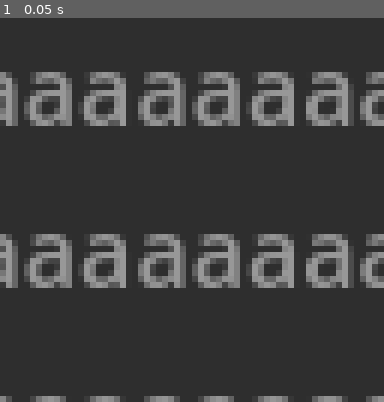
Above: before the commit, frame 1.
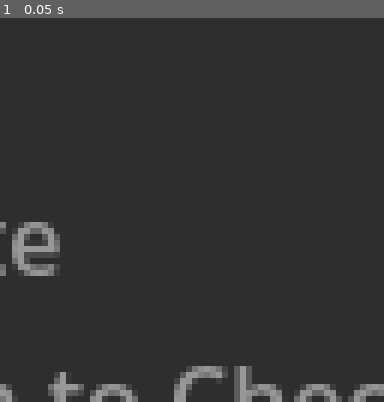
Above: after the commit, the same moment.

Repository: KaizNike/Godot-Notes
Game: Godot game, scene res://app.tscn
Two runs of this game, one before a commit and one after it. Both use one fixed random seed, a clock stepped at 60 frames per second and the inputs below.
Inputs:
- Up to frame 1 (0.05 s): no input

The runs differ from the first frame. In frame 1, 21% of the frame differs, in the area x 0-100%, y 14-100%.

Commit message:
V2 - Checkboxes

Diff:
--- a/Godot Notes/Save.gd
+++ b/Godot Notes/Save.gd
@@ -1,4 +1,5 @@
 extends Resource
 
+@export var version_iteration = 2
 @export var save_notes = []
-var note = {"pos":Vector2i.ZERO,"title":"","text":"","focused":false,"child":false}
+var note = {"pos":Vector2i.ZERO,"title":"","text":"","focused":false,"child":false, "checkboxes":[]}
--- a/Godot Notes/app.gd
+++ b/Godot Notes/app.gd
@@ -1,10 +1,11 @@
 extends Node
-
+# Note Use window to create new checklist items
 @export var note := PackedScene.new()
 #@export var save := Script
 @onready var save = preload("res://Save.gd")
 var root_window
 var noteNum = 2
+
 
 func _ready():
 	root_window = $Window
@@ -17,7 +18,7 @@
 	if what == NOTIFICATION_WM_CLOSE_REQUEST:
 		var nodes = get_tree().get_nodes_in_group("Persist")
 		for node in nodes:
-			if node.get_node("VBoxContainer/TextEdit").text == "" and node.get_node("VBoxContainer/HBoxContainer/LineEdit").text == "":
+			if node.get_node("VBoxContainer/ScrollContainer/VBoxContainer2/TextEdit").text == "" and node.get_node("VBoxContainer/HBoxContainer/LineEdit").text == "":
 				node.remove_from_group("Persist")
 		nodes = get_tree().get_nodes_in_group("Persist")
 		if nodes.size() > 0:
@@ -42,7 +43,14 @@
 	var nodes = get_tree().get_nodes_in_group("Persist")
 	for node in nodes:
 		if node is Window:
-			if node.get_node("VBoxContainer/TextEdit").text == "" and node.get_node("VBoxContainer/HBoxContainer/LineEdit").text == "" and node.child:
+			var checklists = node.get_node("VBoxContainer/ScrollContainer/VBoxContainer2").get_children()
+			var checklistCheck = false
+			for item in checklists:
+				if item.is_in_group("checkListItem"):
+					if item.get_node("LineEdit").text and not item.get_node("CheckBox").button_pressed:
+						checklistCheck = true
+						break
+			if node.get_node("VBoxContainer/ScrollContainer/VBoxContainer2/TextEdit").text == "" and node.get_node("VBoxContainer/HBoxContainer/LineEdit").text == "" and node.child and not checklistCheck:
 				node.remove_from_group("Persist")
 				var children = node.get_children()
 				for child in children:
@@ -55,9 +63,14 @@
 			node.initial_position = Window.WINDOW_INITIAL_POSITION_ABSOLUTE
 			save_note.pos = node.position
 			save_note.title = node.get_node("VBoxContainer/HBoxContainer/LineEdit").text
-			save_note.text = node.get_node("VBoxContainer/TextEdit").text
+			save_note.text = node.get_node("VBoxContainer/ScrollContainer/VBoxContainer2/TextEdit").text
 			save_note.focused = node.get_node("VBoxContainer/HBoxContainer/FocusButton").button_pressed
 			save_note.child = node.child
+			var checklists = node.get_node("VBoxContainer/ScrollContainer/VBoxContainer2").get_children()
+			for item in checklists:
+				if item.is_in_group("checkListItem"):
+					if item.get_node("LineEdit").text and not item.get_node("CheckBox").button_pressed:
+						save_note.checkboxes.append(item.get_node("LineEdit").text)
 			new_save.save_notes.append(save_note)
 		ResourceSaver.save(new_save,"user://notes.tres")
 	#var save_nodes = get_tree().get_nodes_in_group("Persist")
@@ -68,11 +81,16 @@
 
 
 func load_notes():
+	var compatibility = ""
 	var saveLoad = ResourceLoader.load("user://notes.tres")
 	#var root_window = $Window
 	if not saveLoad:
 		print("Load error!")
 	else:
+		var versionCheck = saveLoad.version_iteration
+		#VERSION CHECK
+		if not versionCheck:
+			compatibility = "V1"
 		var notes = saveLoad.save_notes.duplicate(true)
 		if not notes:
 			print("No notes!")
@@ -88,8 +106,11 @@
 					new_note.title = "Godot Notes! Main Note"
 					new_note.get_node("VBoxContainer/HBoxContainer/LineEdit").text = noteI.title
 					new_note.get_node("VBoxContainer/HBoxContainer/LineEdit").placeholder_text = "First Note"
-					new_note.get_node("VBoxContainer/TextEdit").text = noteI.text
+					new_note.get_node("VBoxContainer/ScrollContainer/VBoxContainer2/TextEdit").text = noteI.text
 					new_note.get_node("VBoxContainer/HBoxContainer/FocusButton").button_pressed = noteI.focused
+					if not compatibility == "V1":
+						for item in noteI.checkboxes:
+							new_note.add_check_note(item)
 					new_note.initial_position = Window.WINDOW_INITIAL_POSITION_ABSOLUTE
 					new_note.position = noteI.pos
 					add_child(new_note)
@@ -105,8 +126,11 @@
 						new_note.title = "Godot Notes! Note #" + str(noteNum)
 						new_note.get_node("VBoxContainer/HBoxContainer/LineEdit").text = noteI.title
 						new_note.get_node("VBoxContainer/HBoxContainer/LineEdit").placeholder_text = "Note #" + str(noteNum)
-						new_note.get_node("VBoxContainer/TextEdit").text = noteI.text
+						new_note.get_node("VBoxContainer/ScrollContainer/VBoxContainer2/TextEdit").text = noteI.text
 						new_note.get_node("VBoxContainer/HBoxContainer/FocusButton").button_pressed = noteI.focused
+						if not compatibility == "V1":
+							for item in noteI.checkboxes:
+								new_note.add_check_note(item)
 						new_note.child = noteI.child
 						new_note.initial_position = Window.WINDOW_INITIAL_POSITION_ABSOLUTE
 						new_note.position = noteI.pos
@@ -115,79 +139,3 @@
 			pass
 	print(noteNum-1, " Notes loaded:")
 	pass
-
-### https://www.reddit.com/r/godot/comments/17ky03k/behold_a_function_to_save_an_entire_scene_all_its/
-### by codynosaur and triple-cerberus
-## KN- Removed midrun, replaced with notes
-#var notes_save_array : Dictionary
-#var NOTES_SAVE_FILE = "user://notes.save" #(CHANGED)I assume you are using this from the docs.
-#func notes_save():
-	#notes_save_array.clear()
-	#var root_level = get_node("/root/App")
-	#var map_node = get_node("/root/App/Window")
-	#var save_object_nodes = get_tree().get_nodes_in_group("Persist")
-	##var save_ui_nodes = get_tree().get_nodes_in_group("PersistUI")
-	#for save_node in save_object_nodes:
-		#if save_node.is_inside_tree() == false:
-			#save_node.queue_free()
-		#else:
-			##I'm setting "map_node" as the owner of all of these nodes I want to persist, because this is the top of the tree that I'm going to be converting into my packed scene
-#
-			#if save_node != map_node:
-				#save_node.owner = map_node
-#
-					##Now we're going to iterate through all the nodes I've said need to persist, and check if any of them have scripts attached. If they do, then we want to copy the variables inside of that script - not just the exported ones - into a dictionary we can save and load later
-#
-		#var node_script: GDScript = save_node.get_script()
-		#if node_script != null:
-			#var node_variables = node_script.get_script_property_list()
-			#var save_name = "path_" + str(save_node.get_path())
-			#notes_save_array[save_name] = {}
-			#
-			##I've used the node path as a way to generate unique keys for the dictionary I'm storing all this data in, and a way to know how to get it back out of the dictionary when we load it all
-			#
-			#for variable in node_variables:
-				#var variable_name = str(variable.name)
-				#
-									##We're going to tell it not to save any variables that are nodes themselves - this avoids recursion within the dictionary, which breaks the var2str method we're going to use, and also allows the nodes to correctly set up their various onready var references to other nodes when they're reinstantiated upon load
-									##I don't have any so this is not an issue for me, keeping it anyway
-				#if save_node.get(variable_name) is Node:
-					#pass
-				#else:
-					#notes_save_array[save_name][variable_name] = var_to_str(save_node.get(variable_name))
-##Okay, now we've got our big chunky dictionary containing both the global variables and the (non-node) variables of every single node we intend to pack up that has a script attached to it, we're going to save it to a file
-	#var file = FileAccess.open(NOTES_SAVE_FILE, FileAccess.WRITE)
-	#file.store_var(notes_save_array)
-	#file.close()
-	##Next is just to pack up the node at the top of it all that will retain things for us like position, visibility, etc, of our nodes, and save that as well, creating a snapshot of our scene
-	#var packed_scene = PackedScene.new()
-	#packed_scene.pack(map_node)
-	#ResourceSaver.save(packed_scene, "user://saved_notes.tscn") #They flipped these in Godot 4??
-#
-#func load_notes():
-	##The first part of the loading is pretty standard, we open up our save file as long as there's one to open, and we update the global game data script's global variables with what we saved previously
-	#if not FileAccess.file_exists(NOTES_SAVE_FILE):
-		#return
-	#var save_game = FileAccess.open(NOTES_SAVE_FILE, FileAccess.READ)
-	#notes_save_array = save_game.get_var()
-##removed the global data as I do not have that
-#
-## Now we load the PackedScene resource, creating, if you will, the skeleton of the scene we created a snapshot of, and laying it out on our scene tree first
-#
-	#var packed_scene = load("user://saved_notes.tscn")
-	## Instance the scene
-	#var loaded_scene = packed_scene.instantiate()
-	#get_node("/root/App").add_child(loaded_scene)
-	##And now that we've got the skeleton, we're going to flesh it all out with those many custom variables we wanted to stay the same. We're going to open up their various scripts, referencing their dictionary entries by using their node path to determine what the key is in the dictionary.
-	#var save_object_nodes = get_tree().get_nodes_in_group("PersistObject")
-#
-	#for save_node in save_object_nodes:
-#
-		#var node_script: GDScript = save_node.get_script()
-		#if node_script != null:
-			#var node_name = "path_" + str(save_node.get_path())
-			#var node_data = notes_save_array[node_name]
-			#for variable in node_data.keys():
-				#save_node.set(variable, str_to_var(node_data[variable]))
-	#$Window.queue_free()
-##And we're done loading the script! If anything loads wonky, make sure you added all the nodes you wanted to the group "Persist", or whatever label you're using, and check that none of your re-instanced nodes are doing something in their ready function that you don't want them to do if they're just being loaded from a save file
--- /dev/null
+++ b/Godot Notes/check_list_item.tscn
@@ -0,0 +1,12 @@
+[gd_scene format=3 uid="uid://blet0tsxx2c2u"]
+
+[node name="CheckListItem" type="HSplitContainer" groups=["checkListItem"]]
+offset_right = 103.0
+offset_bottom = 31.0
+
+[node name="CheckBox" type="CheckBox" parent="."]
+layout_mode = 2
+
+[node name="LineEdit" type="LineEdit" parent="."]
+layout_mode = 2
+placeholder_text = "1:"
--- a/Godot Notes/window.gd
+++ b/Godot Notes/window.gd
@@ -2,6 +2,8 @@
 
 var child = false
 
+@export var checkList = PackedScene.new()
+var checkItems = 0
 
 func _ready():
 	if not child:
@@ -32,3 +34,23 @@
 		get_parent().save_notes()
 		pass
 		get_tree().quit(2)
+
+
+func _on_check_button_pressed():
+	var nodes = $VBoxContainer/ScrollContainer/VBoxContainer2.get_children()
+	for node in nodes:
+		if node.is_in_group("checkListItem"):
+			if node.get_node("CheckBox").button_pressed:
+				node.queue_free()
+	var new = checkList.instantiate()
+	checkItems += 1
+	new.get_node("LineEdit").placeholder_text = str(checkItems) + ":"
+	$VBoxContainer/ScrollContainer/VBoxContainer2.add_child(new)
+
+
+func add_check_note(text):
+	var new = checkList.instantiate()
+	checkItems += 1
+	new.get_node("LineEdit").placeholder_text = str(checkItems) + ":"
+	new.get_node("LineEdit").text = text
+	$VBoxContainer/ScrollContainer/VBoxContainer2.add_child(new)
--- a/Godot Notes/window.tscn
+++ b/Godot Notes/window.tscn
@@ -1,6 +1,7 @@
-[gd_scene load_steps=2 format=3 uid="uid://cjwjsiruajelx"]
+[gd_scene load_steps=3 format=3 uid="uid://cjwjsiruajelx"]
 
 [ext_resource type="Script" path="res://window.gd" id="1_8g44g"]
+[ext_resource type="PackedScene" uid="uid://blet0tsxx2c2u" path="res://check_list_item.tscn" id="2_oiur5"]
 
 [node name="Window" type="Window" groups=["Persist"]]
 title = "Godot Notes!"
@@ -8,8 +9,9 @@
 size = Vector2i(250, 250)
 unresizable = true
 script = ExtResource("1_8g44g")
+checkList = ExtResource("2_oiur5")
 
-[node name="VBoxContainer" type="VBoxContainer" parent="."]
+[node name="VBoxContainer" type="VSplitContainer" parent="."]
 anchors_preset = 15
 anchor_right = 1.0
 anchor_bottom = 1.0
@@ -17,12 +19,14 @@
 grow_vertical = 2
 size_flags_horizontal = 4
 size_flags_vertical = 4
+dragger_visibility = 2
 
 [node name="HBoxContainer" type="HBoxContainer" parent="VBoxContainer"]
 layout_mode = 2
 
 [node name="AddButton" type="Button" parent="VBoxContainer/HBoxContainer"]
 layout_mode = 2
+tooltip_text = "New Note"
 text = " + "
 
 [node name="LineEdit" type="LineEdit" parent="VBoxContainer/HBoxContainer"]
@@ -30,20 +34,44 @@
 size_flags_horizontal = 3
 placeholder_text = "First Note"
 
+[node name="CheckButton" type="Button" parent="VBoxContainer/HBoxContainer"]
+custom_minimum_size = Vector2(25, 0)
+layout_mode = 2
+tooltip_text = "Add to Checklist"
+text = "*"
+
 [node name="FocusButton" type="Button" parent="VBoxContainer/HBoxContainer"]
 layout_mode = 2
+tooltip_text = "Pin on Top"
 toggle_mode = true
 text = " ^ "
 
-[node name="TextEdit" type="TextEdit" parent="VBoxContainer"]
-custom_minimum_size = Vector2(240, 220)
+[node name="ScrollContainer" type="ScrollContainer" parent="VBoxContainer"]
 layout_mode = 2
-size_flags_vertical = 0
-placeholder_text = "Write on me!             a              a aaaaaaaaaaaaaaaaaaaaaaaaaaaaaaaaaaaaaaaaaaaaaaaaaaaaaaaaaaaaaaaaaaaaaaaaaaaaaaaaaaaaaaaaaaaaaaaaaaaaaaaaaaaaaaaaaaaaaaaa"
+size_flags_vertical = 3
+horizontal_scroll_mode = 0
+
+[node name="VBoxContainer2" type="VBoxContainer" parent="VBoxContainer/ScrollContainer"]
+layout_mode = 2
+size_flags_horizontal = 3
+size_flags_vertical = 3
+size_flags_stretch_ratio = 3.0
+
+[node name="TextEdit" type="TextEdit" parent="VBoxContainer/ScrollContainer/VBoxContainer2"]
+custom_minimum_size = Vector2(0, 75)
+layout_mode = 2
+size_flags_vertical = 3
+size_flags_stretch_ratio = 3.0
+placeholder_text = "This is where all your text goest!
+
++ - New Note
+* - Add Item to Checklist
+^ - Pin Window above all else"
 context_menu_enabled = false
 wrap_mode = 1
 draw_tabs = true
 
 [connection signal="close_requested" from="." to="." method="_on_close_requested"]
 [connection signal="pressed" from="VBoxContainer/HBoxContainer/AddButton" to="." method="_on_add_button_pressed"]
+[connection signal="pressed" from="VBoxContainer/HBoxContainer/CheckButton" to="." method="_on_check_button_pressed"]
 [connection signal="toggled" from="VBoxContainer/HBoxContainer/FocusButton" to="." method="_on_focus_button_toggled"]
